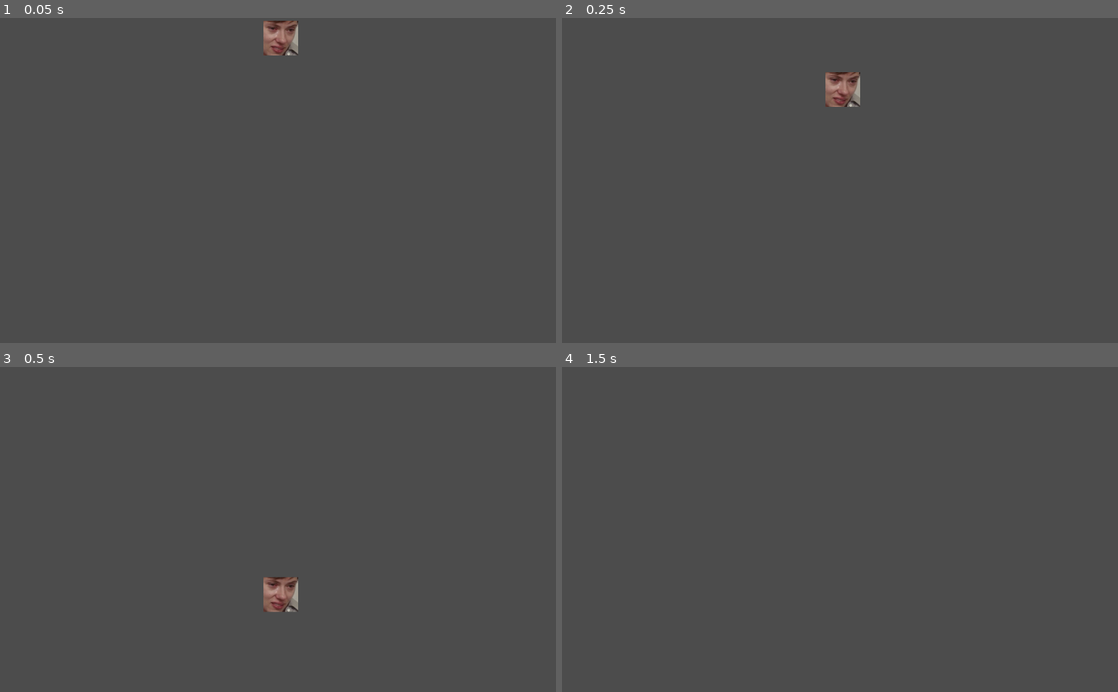
Above: before the commit, frames 1-4 (two rows, left to right).
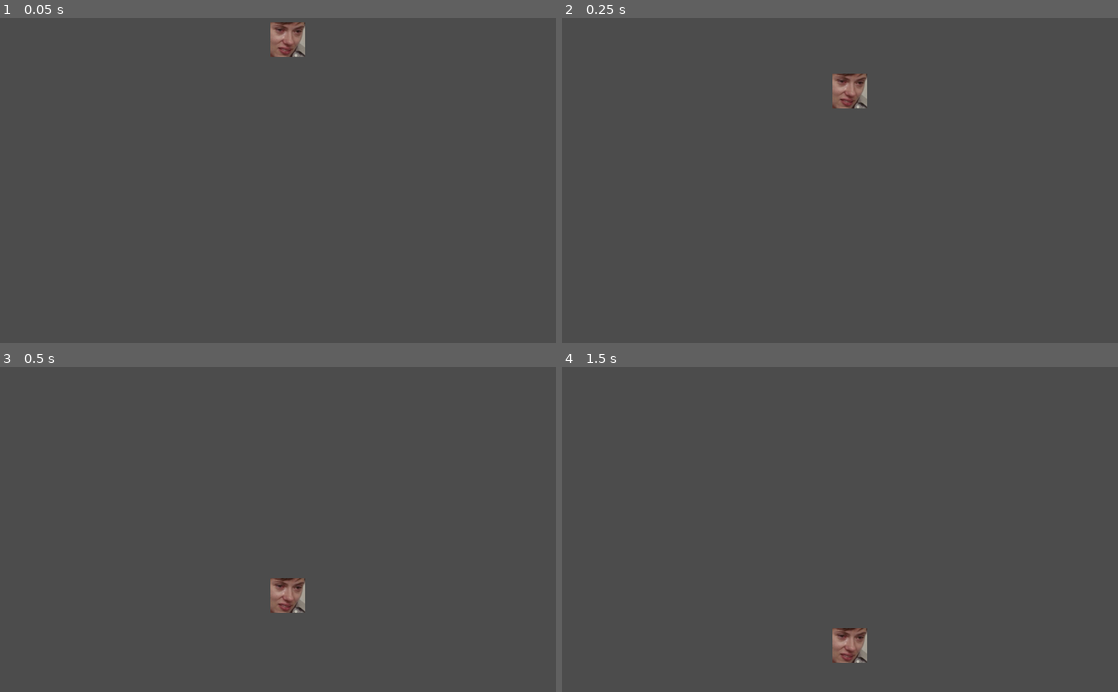
Above: after the commit, the same moments.

Repository: AdaData/S-P-Game
Game: Godot game, scene res://src/test_level.tscn
Two runs of this game, one before a commit and one after it. Both use one fixed random seed, a clock stepped at 60 frames per second and the inputs below.
Inputs:
- Up to frame 1 (0.05 s): no input
- Up to frame 2 (0.25 s): no input
- Up to frame 3 (0.5 s): no input
- Up to frame 4 (1.5 s): tap Enter at 1.25 s

The runs differ from the first frame. In frame 1, 0.6% of the frame differs, in the area x 47-55%, y 0-12%; in frame 2, 0.6%; in frame 3, 0.6%; in frame 4, 0.6%, in the area x 48-55%, y 80-92%.

Commit message:
Add ground?

Diff:
--- a/s&p/src/test_level.tscn
+++ b/s&p/src/test_level.tscn
@@ -1,8 +1,22 @@
-[gd_scene load_steps=2 format=2]
+[gd_scene load_steps=3 format=2]
 
 [ext_resource path="res://src/player 1.tscn" type="PackedScene" id=1]
 
+[sub_resource type="RectangleShape2D" id=1]
+extents = Vector2( 501.682, 48.9187 )
+
 [node name="Node2D" type="Node2D"]
+position = Vector2( 13.3484, 2.66968 )
 
 [node name="player 1" parent="." instance=ExtResource( 1 )]
 position = Vector2( 517, 32 )
+
+[node name="ground" type="Node2D" parent="."]
+position = Vector2( 500.565, 339.049 )
+
+[node name="StaticBody2D" type="StaticBody2D" parent="ground"]
+position = Vector2( 26.6968, 253.62 )
+constant_linear_velocity = Vector2( 20, 0 )
+
+[node name="CollisionShape2D" type="CollisionShape2D" parent="ground/StaticBody2D"]
+shape = SubResource( 1 )
